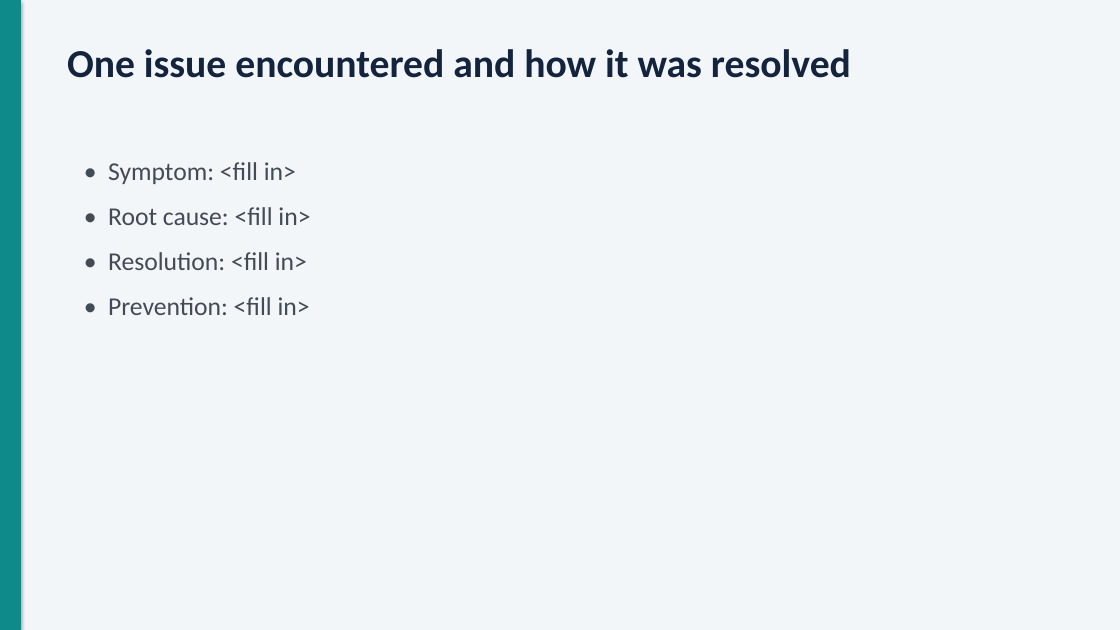
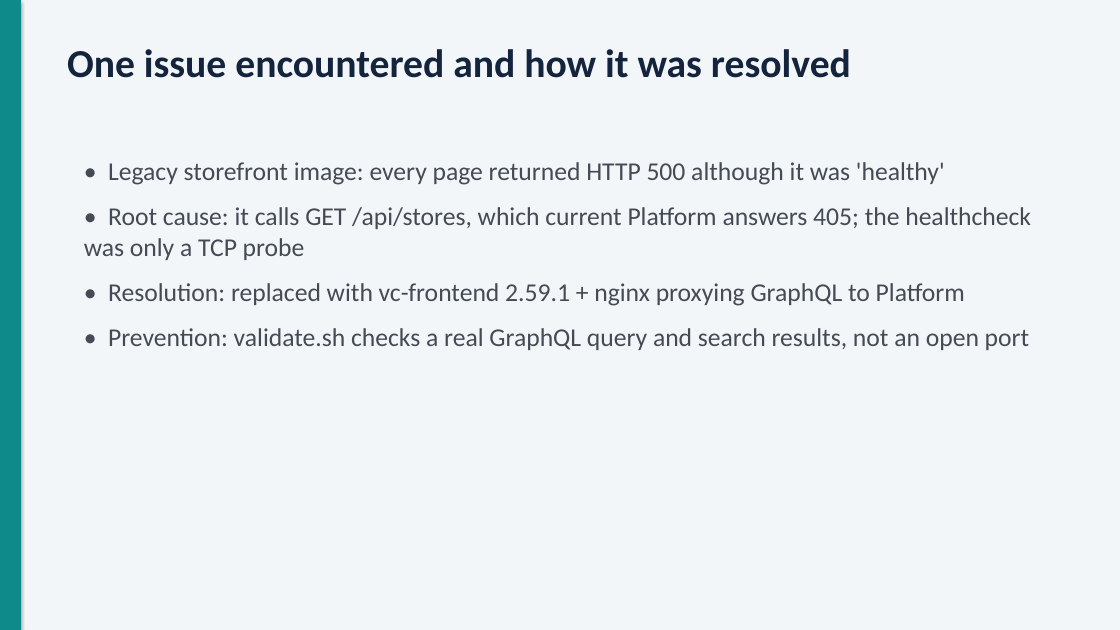
Before and after one commit to adarsh0331/Project_29_Virto_e-commerce, a slide deck: slide 8 of docs/presentation/Virto-AWS-DevOps-presentation.pptx. Drawn at 1120x630 pixels with LibreOffice and Linux fonts; fonts in the diff are those of the drawing. Boxes give left, top, right and bottom in pixels: in the first picture for what was removed or moved away, otherwise in the second. Text is boxed around its words. In the diff, an @@ line names an element or a change of style, - is before the commit and + after.

Commit message:
docs: update presentation with the real run, incident and findings

```diff
--- a/docs/presentation/Virto-AWS-DevOps-presentation.pptx
+++ b/docs/presentation/Virto-AWS-DevOps-presentation.pptx
@@ text at (x1=84, y1=162, x2=1031, y2=350): text changed @@
-• Symptom: <fill in>
-• Root cause: <fill in>
-• Resolution: <fill in>
-• Prevention: <fill in>
+• Legacy storefront image: every page returned HTTP 500 although it was 'healthy'
+• Root cause: it calls GET /api/stores, which current Platform answers 405; the healthcheck was only a TCP probe
+• Resolution: replaced with vc-frontend 2.59.1 + nginx proxying GraphQL to Platform
+• Prevention: validate.sh checks a real GraphQL query and search results, not an open port
```
Also in this commit, not shown: 8 other slides changed.
